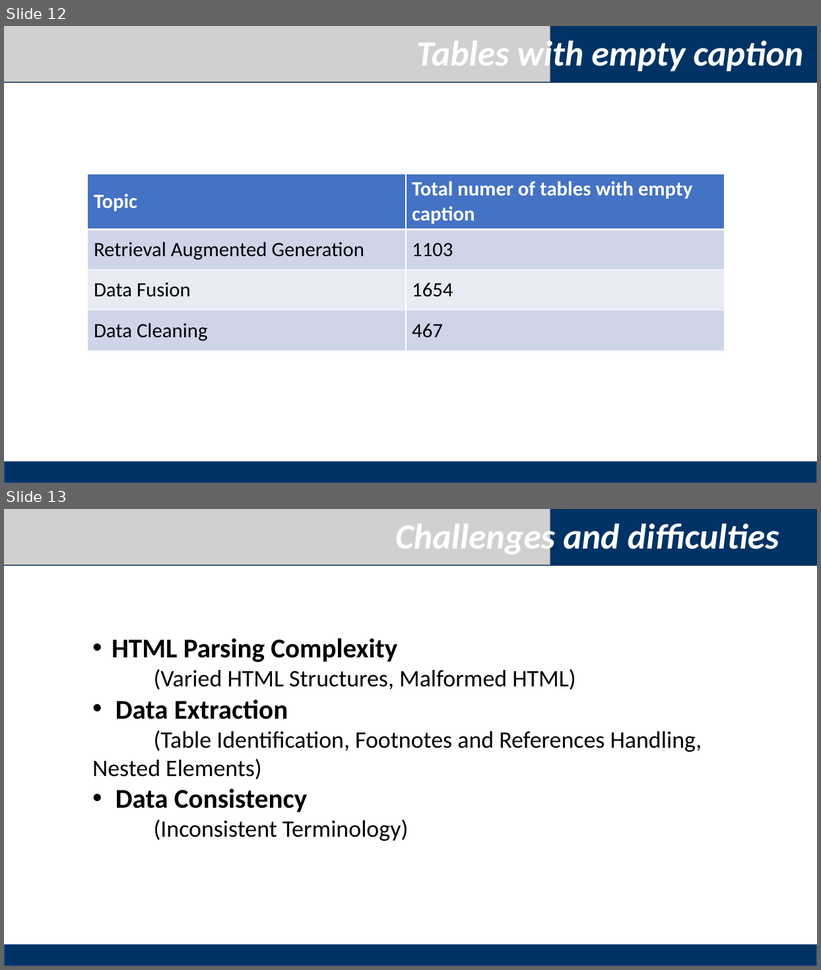
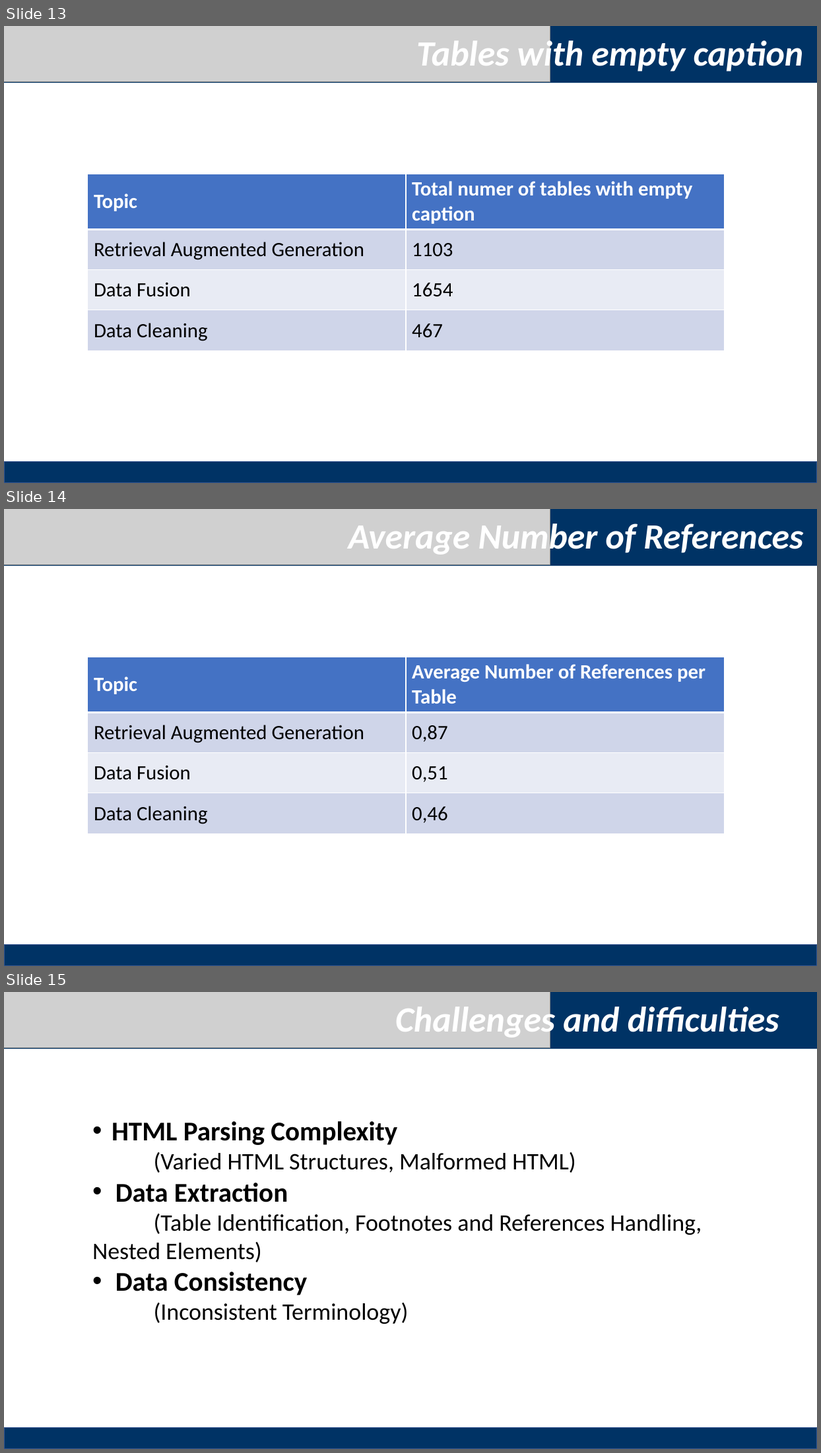
Before and after one commit to haowen3012/ID-Homerwork1, a slide deck: homework1/Homework1.pptx. Shown one above the other, each under a label of ours: slides 12 and 13 before the commit, slides 13, 14 and 15 after it. The pictures are 821x970 and 821x1453 pixels, drawn with LibreOffice and Linux fonts; fonts in the diff are those of the drawing; grey boxes stand for pictures. Boxes give left, top, right and bottom in pixels: in the first picture for what was removed or moved away, otherwise in the second. Text is boxed around its words. In the diff, an @@ line names an element or a change of style, - is before the commit and + after.

```diff
--- a/homework1/Homework1.pptx
+++ b/homework1/Homework1.pptx
@@ slide 14 added at bbox=[4, 509, 817, 966], background #FFFFFF @@
@@ rectangle added at bbox=[4, 509, 817, 566], fill #003365 @@
@@ picture added at bbox=[4, 509, 550, 564] @@
@@ text added at bbox=[349, 519, 803, 557], 42 pt, text #FFFFFF, bold, italic @@
+Average Number of References
@@ table added at bbox=[88, 657, 725, 833], 4 rows, 2 columns @@
+Topic | Average Number of References per Table
+Retrieval Augmented Generation | 0,87
+Data Fusion | 0,51
+Data Cleaning | 0,46
@@ rectangle added at bbox=[4, 945, 817, 966], fill #003365, outline #325491 1 pt @@
@@ what was slide 12 is now slide 13 @@
@@ what was slide 13 is now slide 15 @@
```
Also in this commit, not shown: 1 other slide added, 1 other file.
